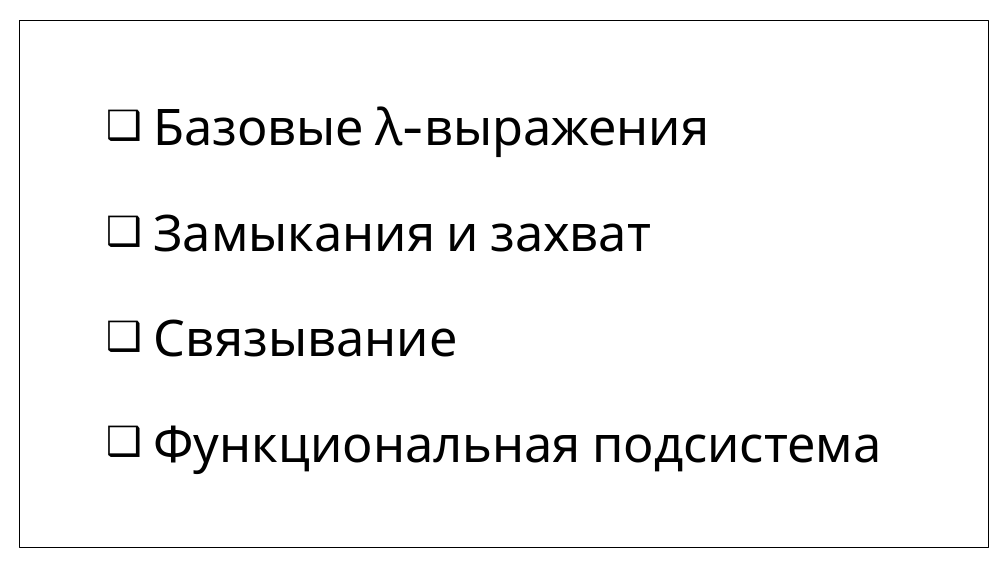
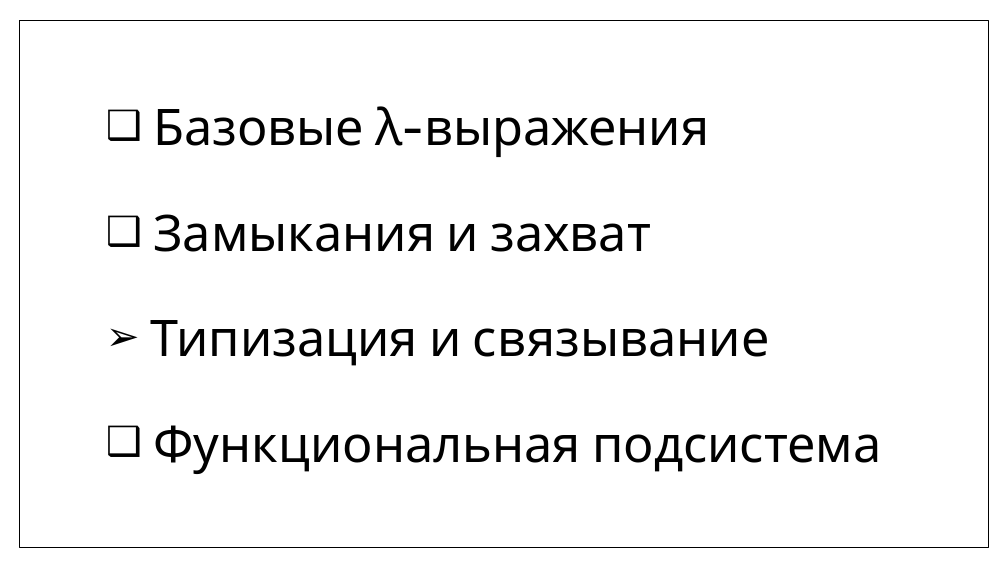
Before and after one commit to MIPT-ILab/cpp-lects-rus, a slide deck: slide 43 of slides/lec2-7-lambdas.pptx (slide 42 before the commit). Drawn at 1008x567 pixels with LibreOffice and Linux fonts; fonts in the diff are those of the drawing. Boxes give left, top, right and bottom in pixels: in the first picture for what was removed or moved away, otherwise in the second. Text is boxed around its words. In the diff, an @@ line names an element or a change of style, - is before the commit and + after.

```diff
--- a/slides/lec2-7-lambdas.pptx
+++ b/slides/lec2-7-lambdas.pptx
@@ text at (151,320,770,366): text changed @@
-❑ Связывание
+➢ Типизация и связывание
```
Also in this commit, not shown: 21 other slides changed, 11 slides added, 6 other files.
